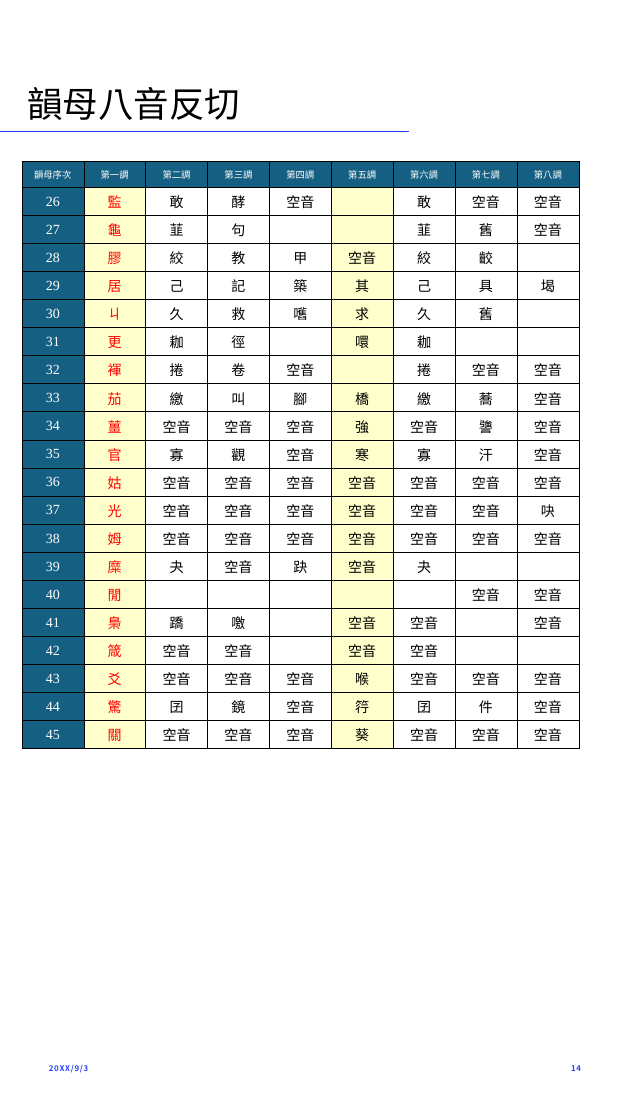
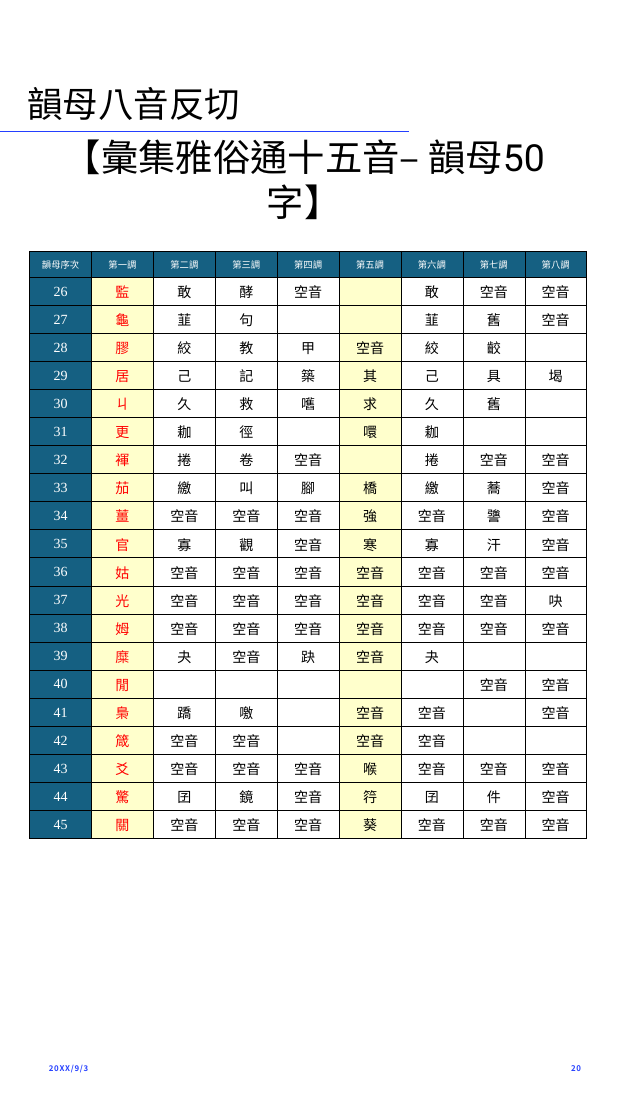
Before and after one commit to AlanJui/Piau-Im, a slide deck: slide 20 of Documents/十五音教材/漢字十五音標音法介紹.pptx (slide 14 before the commit). Drawn at 630x1120 pixels with LibreOffice and Linux fonts; fonts in the diff are those of the drawing. Boxes give left, top, right and bottom in pixels: in the first picture for what was removed or moved away, otherwise in the second. Text is boxed around its words. In the diff, an @@ line names an element or a change of style, - is before the commit and + after.

```diff
--- a/Documents/十五音教材/漢字十五音標音法介紹.pptx
+++ b/Documents/十五音教材/漢字十五音標音法介紹.pptx
@@ text added at <box>64,139,545,220</box>, 48 pt, text #000000 @@
+【彙集雅俗通十五音– 韻母50字】
@@ table: place and size @@
-table at <box>22,161,581,749</box>
+table at <box>30,251,589,838</box>
@@ page number at <box>571,1065,581,1071</box>: text changed @@
-14
+20
```
Also in this commit, not shown: 5 other slides changed, 7 slides added, 5 other files.
